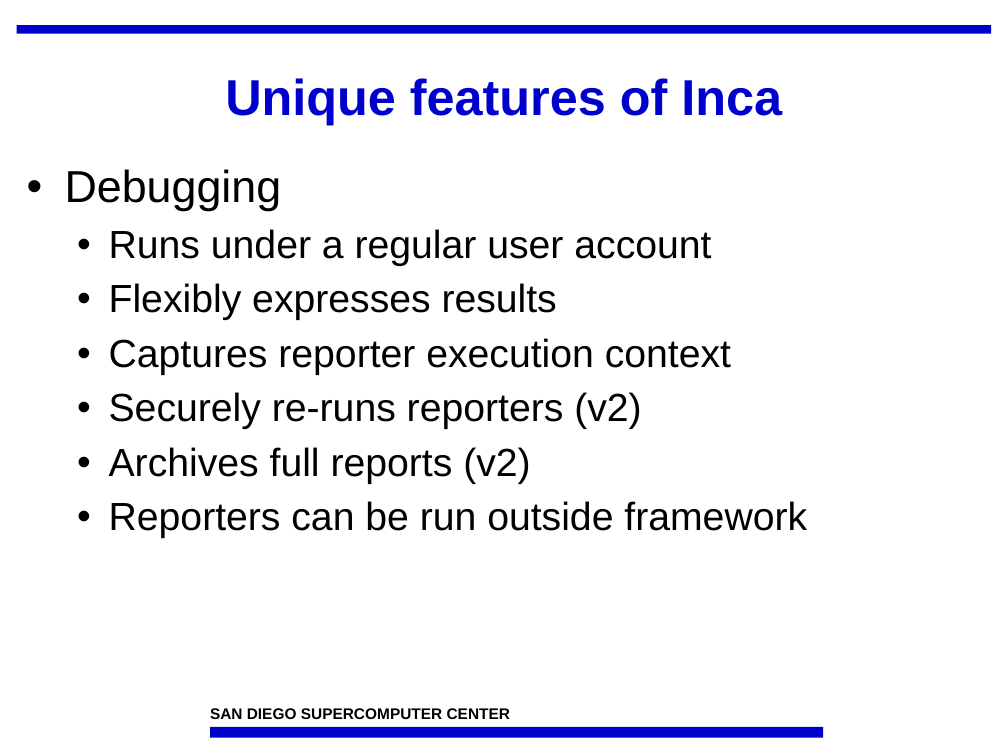
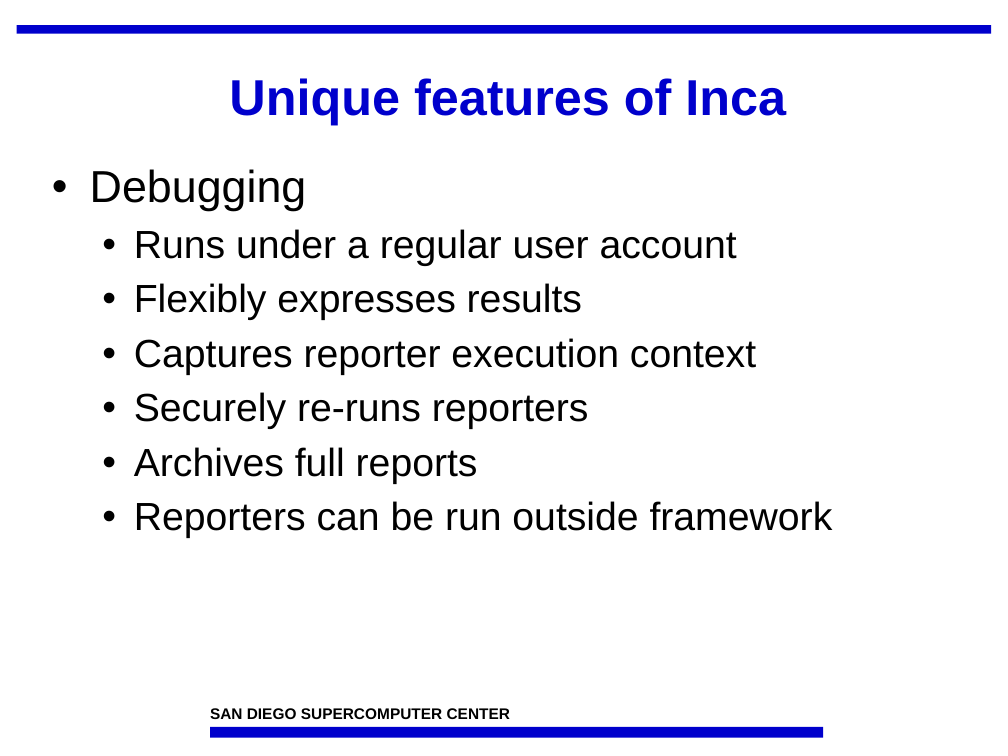
Before and after one commit to IncaProject/inca-xsede, a slide deck: slide 20 of talks/feb-06-workshop/overview.ppt (slide 19 before the commit). Drawn at 1008x756 pixels with LibreOffice and Linux fonts; fonts in the diff are those of the drawing; background and template pictures are left out. Boxes give left, top, right and bottom in pixels: in the first picture for what was removed or moved away, otherwise in the second. Text is boxed around its words. In the diff, an @@ line names an element or a change of style, - is before the commit and + after.

Commit message:
redid inca v1/v2 component slide

```diff
--- a/talks/feb-06-workshop/overview.ppt
+++ b/talks/feb-06-workshop/overview.ppt
@@ title "Unique features of Inca": place and size @@
-title "Unique features of Inca" at <box>225,78,782,125</box>
+title "Unique features of Inca" at <box>229,78,786,125</box>
@@ text "Debugging": place and size @@
-text "Debugging" at <box>65,169,807,538</box>
+text "Debugging" at <box>90,169,833,538</box>
@@ text at <box>134,392,589,484</box>: text changed @@
-  • Securely re-runs reporters (v2)
-  • Archives full reports (v2)
+  • Securely re-runs reporters
+  • Archives full reports
```
Also in this commit, not shown: 30 other slides changed, 2 slides added, 4 slides removed.
